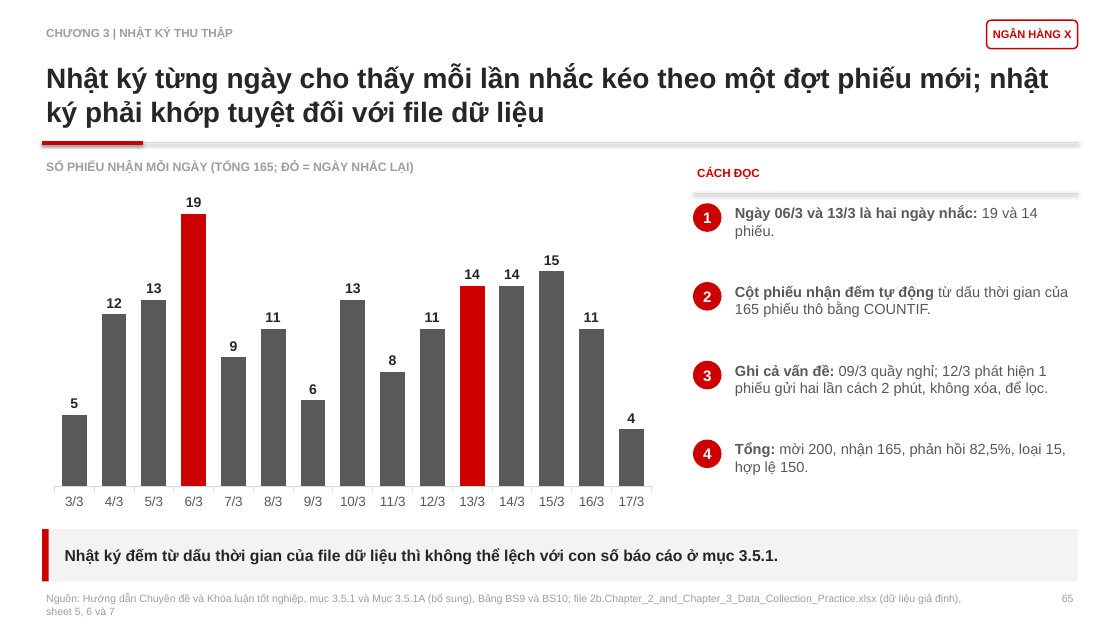
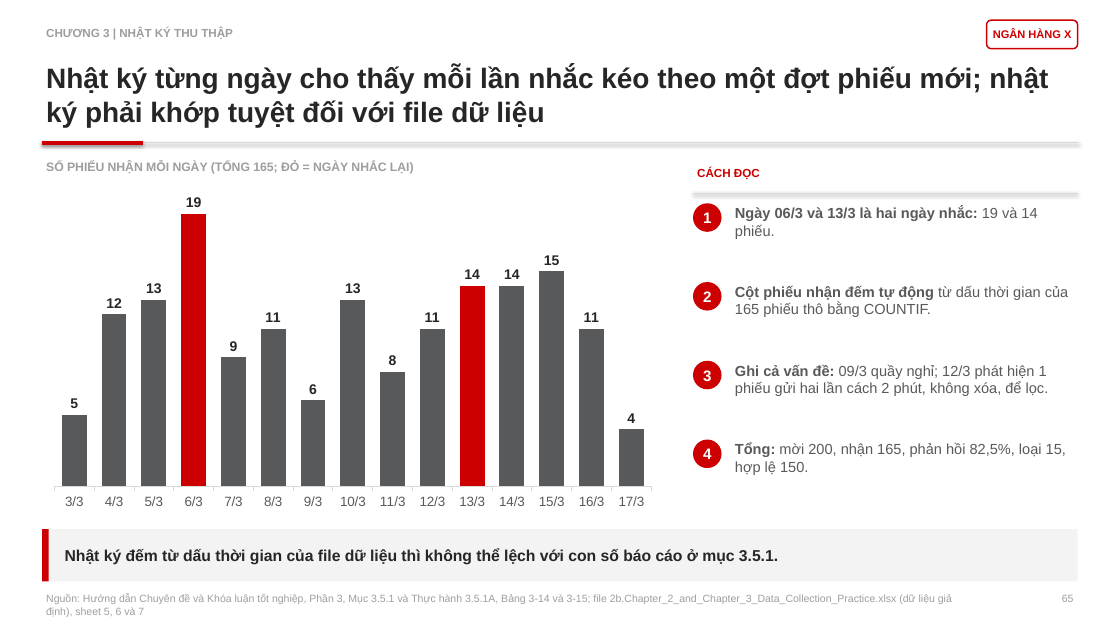
Before and after one commit to johnneinadlerr0353-bot/sachhuongdan, a slide deck: slide 65 of Core_Slide_2_HD2_Bain.pptx. Drawn at 1120x630 pixels with LibreOffice and Linux fonts; fonts in the diff are those of the drawing. Boxes give left, top, right and bottom in pixels: in the first picture for what was removed or moved away, otherwise in the second. Text is boxed around its words. In the diff, an @@ line names an element or a change of style, - is before the commit and + after.

```diff
--- a/Core_Slide_2_HD2_Bain.pptx
+++ b/Core_Slide_2_HD2_Bain.pptx
@@ text at [46, 594, 952, 617]: text changed @@
-Nguồn: Hướng dẫn Chuyên đề và Khóa luận tốt nghiệp, mục 3.5.1 và Mục 3.5.1A (bổ sung), Bảng BS9 và BS10; file 2b.Chapter_2_and_Chapter_3_Data_Collection_Practice.xlsx (dữ liệu giả định), sheet 5, 6 và 7
+Nguồn: Hướng dẫn Chuyên đề và Khóa luận tốt nghiệp, Phần 3, Mục 3.5.1 và Thực hành 3.5.1A, Bảng 3-14 và 3-15; file 2b.Chapter_2_and_Chapter_3_Data_Collection_Practice.xlsx (dữ liệu giả định), sheet 5, 6 và 7
```
Also in this commit, not shown: 117 other slides changed, 4 other files.
